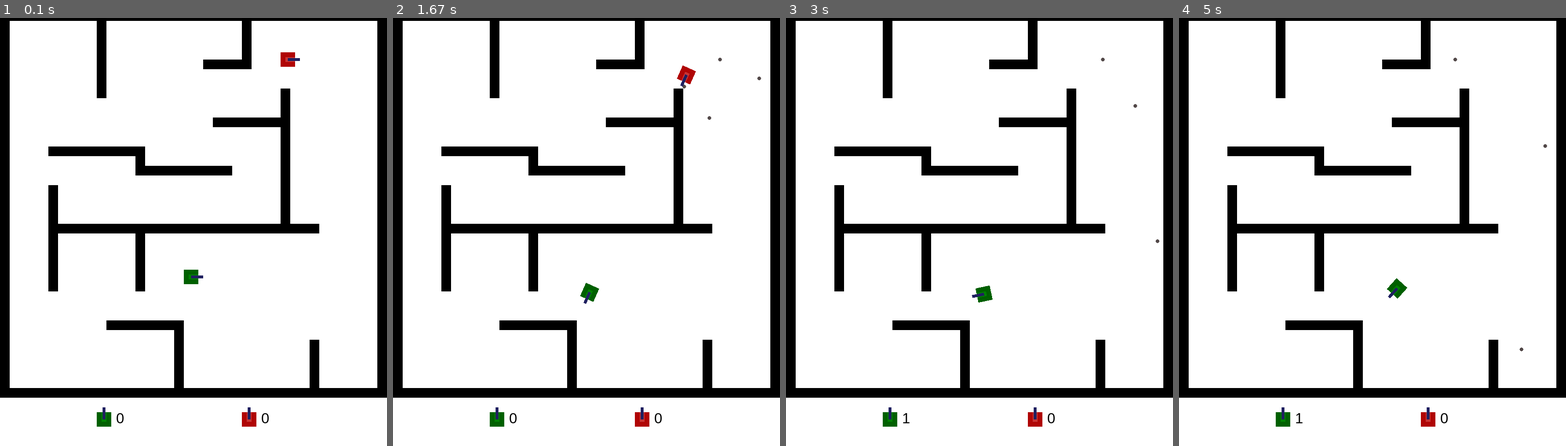
Above: before the commit, frames 1-4 (left to right).
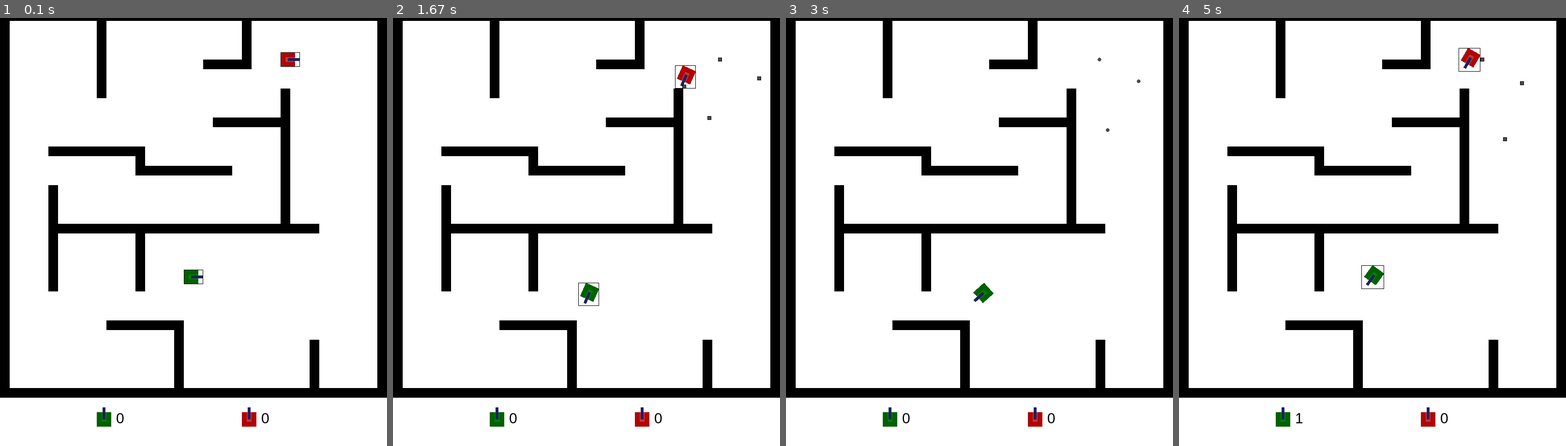
Above: after the commit, the same moments.

Repository: will-hd/Tank-Trouble
Game: pygame game, started from run.py
The game is run twice, just before and just after one commit, with the same random seed, the same clock (stepped at 60 frames per second) and the same inputs.
Inputs:
- Up to frame 1 (0.1 s): no input
- Up to frame 2 (1.67 s): tap F at 0.33, 0.73, 1.03, 1.23, 1.57 s; hold Right 0.67-1.13 s; hold D 0.67-1.13 s; hold Up 1.17-1.47 s; hold W 1.17-1.47 s; hold Right from 1.5 s (still down); hold D from 1.5 s (still down)
- Up to frame 3 (3 s): tap F at 1.87 s; release Right at 1.97 s; release D at 1.97 s
- Up to frame 4 (5 s): hold Down 4.4-4.77 s; hold S 4.4-4.77 s; tap F at 4.47, 4.87 s; hold Left from 4.8 s (still down); hold A from 4.8 s (still down)

The runs differ from the first frame. In frame 1, less than 0.1% of the frame differs, in the area x 47-78%, y 8-63%; in frame 2, less than 0.1%; in frame 3, 0.1%; in frame 4, 0.5%, in the area x 47-96%, y 6-78%.

Commit message:
feat: add reset

Diff:
--- a/constants.py
+++ b/constants.py
@@ -19,3 +19,7 @@
     1: {'CLOCKWISE': pygame.K_d, 'ANTI-CLOCKWISE': pygame.K_a,
         'FORWARD': pygame.K_w, 'BACKWARD': pygame.K_s, 'SHOOT': pygame.K_f}
         }
+
+TANK_INIT_POSITIONS = [
+    (DISPLAY_WIDTH/2, DISPLAY_HEIGHT/2 +100), (600, 100)
+]
--- a/run.py
+++ b/run.py
@@ -37,8 +37,12 @@
         self.setup_score_display()
 
     def reset(self):
+        pygame.time.delay(3000)
         for tank in self.tanks:
-            tank.IS_ALIVE = True
+            if not tank.IS_ALIVE:
+                self.tank_group.add(tank)
+                tank.IS_ALIVE = True
+            tank.position = pygame.math.Vector2(constants.TANK_INIT_POSITIONS[tank.PLAYER_ID])
 
     def run(self):
         # Game loop
@@ -77,8 +81,11 @@
                 print(self.tanks_score)
                 self.reset()
 
-            # for tank in self.tank_group:
-            #     pygame.draw.rect(self.screen, (0, 0, 0), (*tank.rect.topleft, *tank.image.get_size()), 1)
+            for tank in self.tank_group:
+                pygame.draw.rect(self.screen, (0, 0, 0), (*tank.rect.topleft, *tank.image.get_size()), 1)
+
+            for bullet in self.all_bullet_group:
+                pygame.draw.rect(self.screen, (0, 0, 0), (*bullet.rect.topleft, *bullet.image.get_size()), 1)
 
             pygame.display.flip()
 
--- a/tank.py
+++ b/tank.py
@@ -12,10 +12,8 @@
         super().__init__(self.game.tank_group)
         self.tanks_bullet_group = pygame.sprite.Group()
 
-        if self.PLAYER_ID == 0:
-            self.position = vector(constants.DISPLAY_WIDTH/2, constants.DISPLAY_HEIGHT/2 +100)
-        else:
-            self.position = vector(600, 100)
+        self.position = vector(constants.TANK_INIT_POSITIONS[self.PLAYER_ID])
+
         self.init_image()
 
         self.dpos = vector(0, 0)
@@ -63,7 +61,7 @@
         self.handle_key_press(keys)
 
         self.direction = vector(1, 0).rotate(-self.angle)
-        self.image, self.rect, self.mask = self.rotate_image()
+        self.image, self.rect, self.mask = self.rotate_image() #
 
         # Update position
         self.position += self.dpos # floating point accuracy
